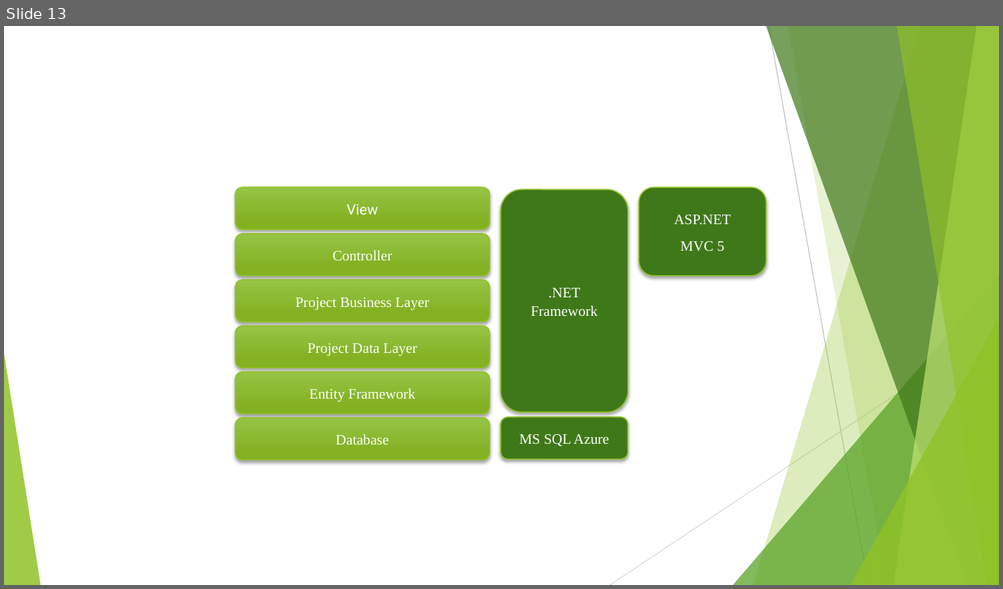
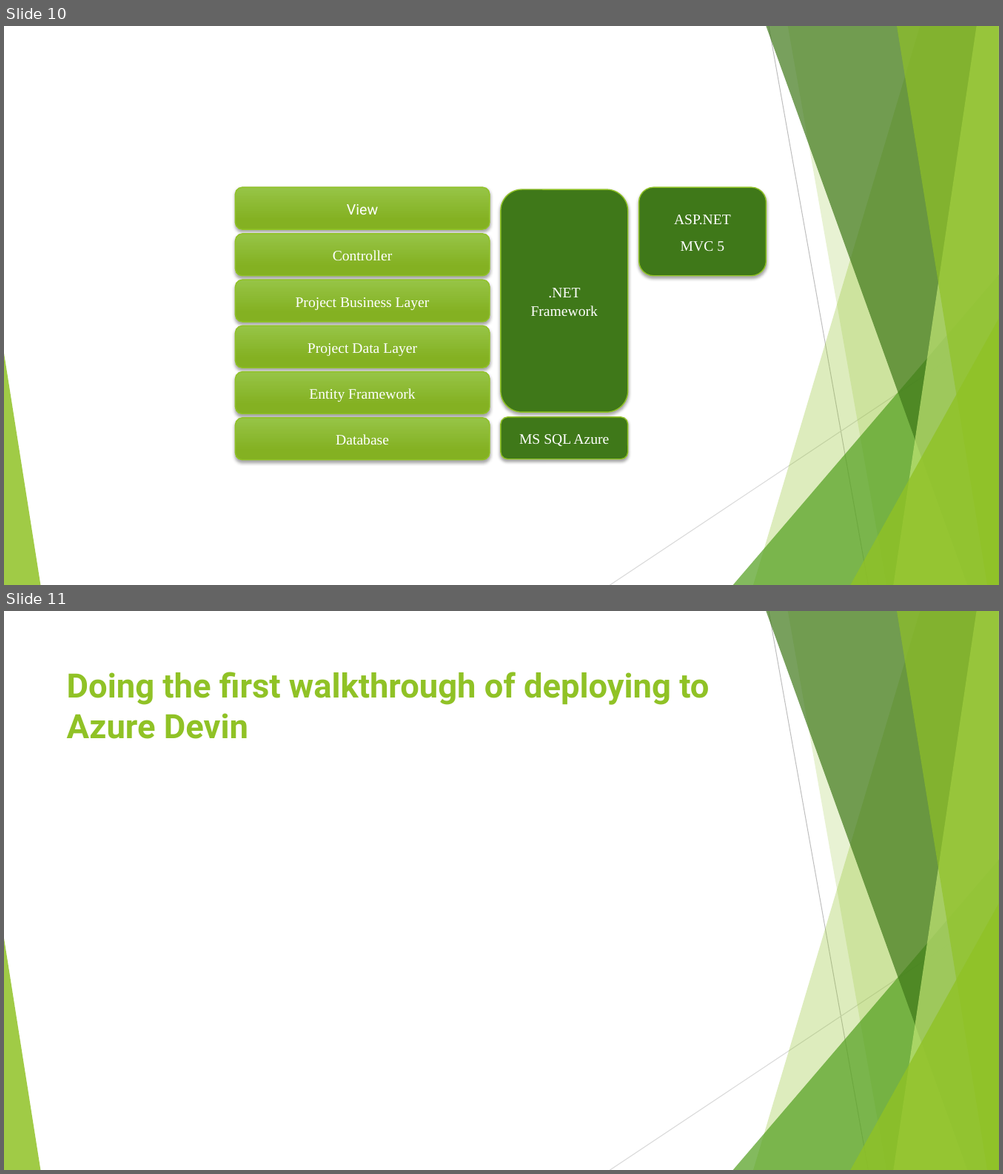
Before and after one commit to Project6/Planit, a slide deck: Final Project Documentation/CSC521.pptx. Shown one above the other, each under a label of ours: slide 13 before the commit, slides 10 and 11 after it. The pictures are 1003x589 and 1003x1174 pixels, drawn with LibreOffice and Linux fonts; fonts in the diff are those of the drawing. Boxes give left, top, right and bottom in pixels: in the first picture for what was removed or moved away, otherwise in the second. Text is boxed around its words. In the diff, an @@ line names an element or a change of style, - is before the commit and + after.

```diff
--- a/Final Project Documentation/CSC521.pptx
+++ b/Final Project Documentation/CSC521.pptx
@@ slide 11 added at [4,611,999,1170], background #FFFFFF; not listed: 10 template elements that a slide beside it also shows @@
@@ title added at [67,672,708,739], 32.4 pt, text #90C226, bold @@
+Doing the first walkthrough of deploying to Azure Devin
@@ what was slide 13 is now slide 10 @@
```
Also in this commit, not shown: 4 slides changed, 5 other slides added, 2 slides removed.
